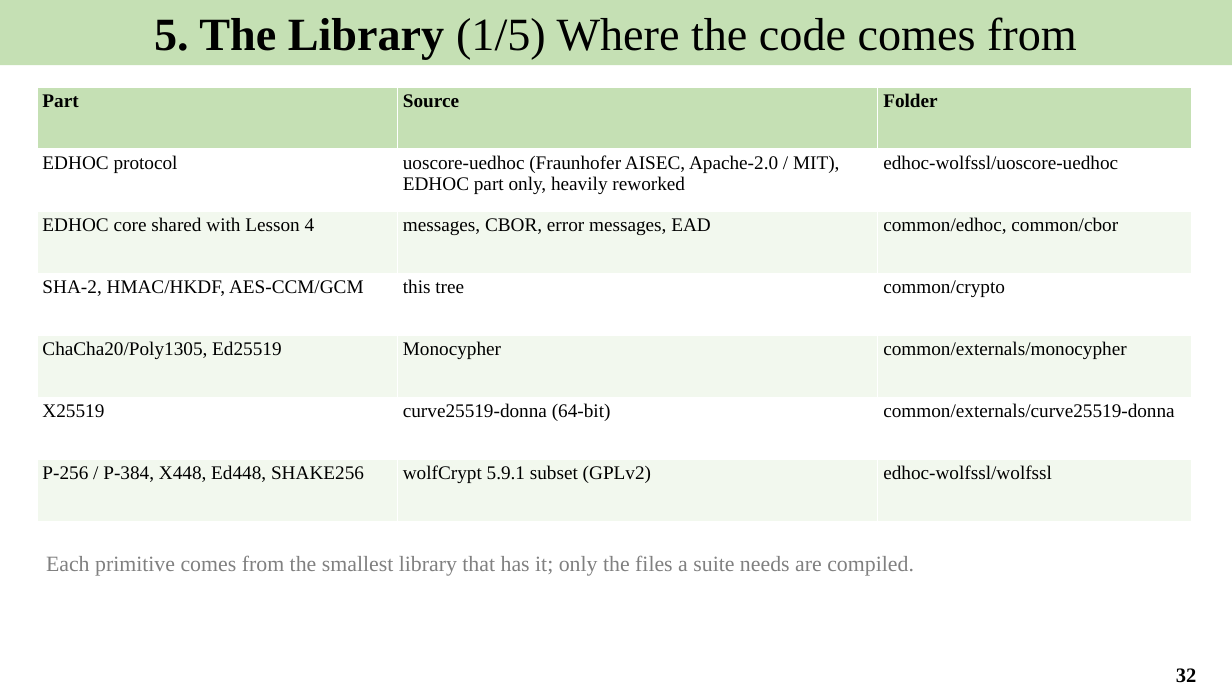
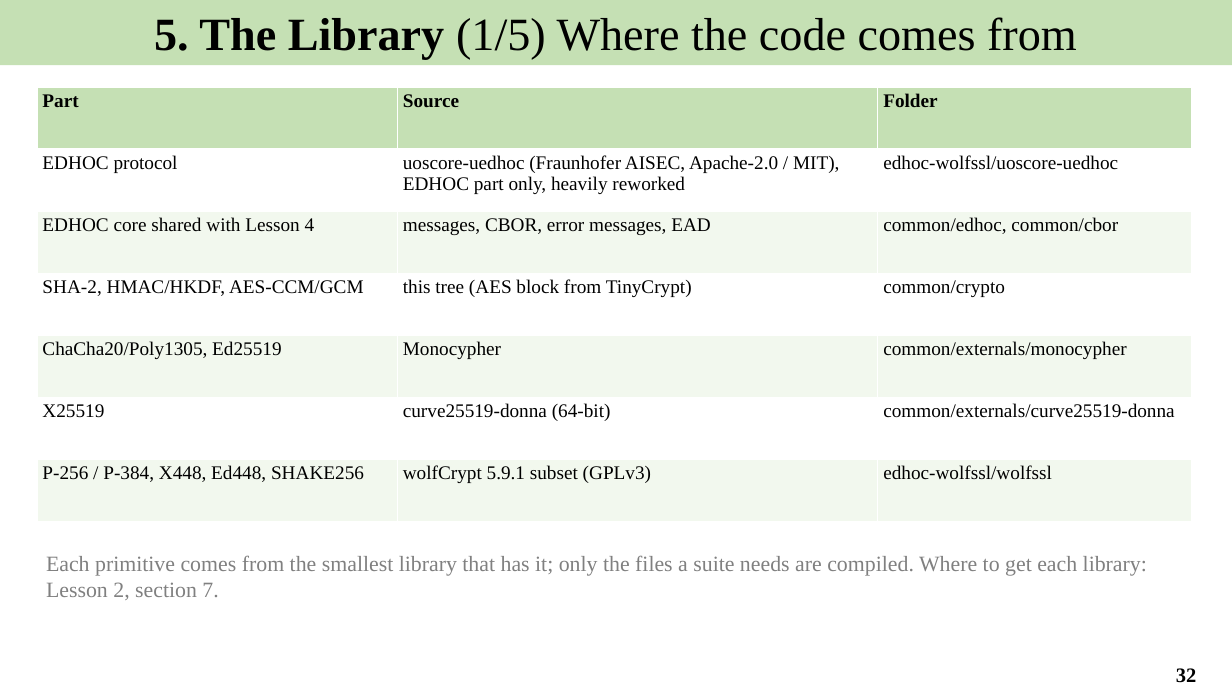
Before and after one commit to Khaiduy/chipyard-edhoc, a slide deck: slide 32 of fpga/sw/export/docs/slides/03_EDHOC_on_two_boards.pptx. Drawn at 1232x693 pixels with LibreOffice and Linux fonts; fonts in the diff are those of the drawing. Boxes give left, top, right and bottom in pixels: in the first picture for what was removed or moved away, otherwise in the second. Text is boxed around its words. In the diff, an @@ line names an element or a change of style, - is before the commit and + after.

```diff
--- a/fpga/sw/export/docs/slides/03_EDHOC_on_two_boards.pptx
+++ b/fpga/sw/export/docs/slides/03_EDHOC_on_two_boards.pptx
@@ table at [37,88,1192,522] @@
-row 4, column 2: this tree
+row 4, column 2: this tree (AES block from TinyCrypt)
-row 7, column 2: wolfCrypt 5.9.1 subset (GPLv2)
+row 7, column 2: wolfCrypt 5.9.1 subset (GPLv3)
@@ text at [46,555,1147,600]: text changed @@
-Each primitive comes from the smallest library that has it; only the files a suite needs are compiled.
+Each primitive comes from the smallest library that has it; only the files a suite needs are compiled. Where to get each library: Lesson 2, section 7.
```
Also in this commit, not shown: 5 other files.
